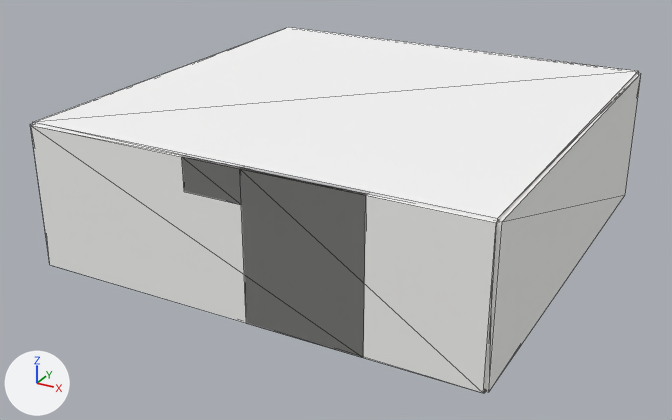
Two versions of the glTF model new_classroom.glb, one commit apart.
Before and after are seen from a 50 mm lens placed at (14.23, -12.99, 9.27), pointed at (4.7, 4.34, 0.61). Every picture has the same lights, and +X, +Y and +Z are marked at lower left. The older version comes first. Mesh edges are drawn as thin lines on the coarser meshes. Where no turn or scale is listed for an object, it has been applied to the vertices.

The first picture shows 'Ceiling', 'Wall_Back_L', 'Wall_Back_R', 'Wall_Back_Top', 'Wall_Right'.
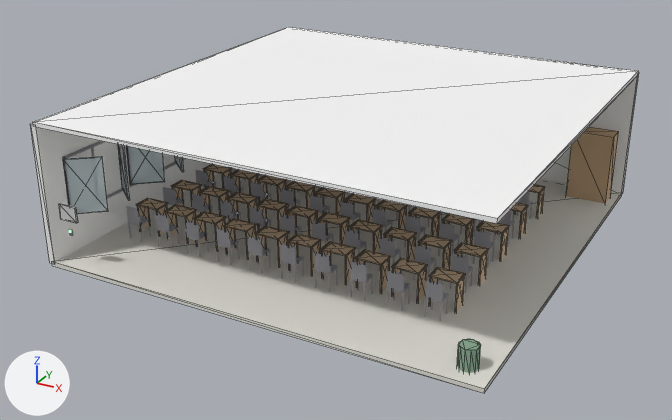
Commit message: updated classroom

Location of each change, [x1, y1, x2, y2] in pixels of the pictures (672 x 420 px):
'Wall_Back_R', deleted
    before: [240, 168, 498, 393]
'Wall_Back_L', deleted
    before: [30, 124, 366, 357]
'Wall_Right', deleted
    before: [485, 73, 641, 392]
'Wall_Back_Top', deleted
    before: [182, 156, 241, 205]
'Floor', unchanged, uncovered by the edit
    after: [52, 170, 622, 393]
'Wall_Left', unchanged, uncovered by the edit
    after: [31, 123, 217, 264]
'Storage_Cupboard', unchanged, uncovered by the edit
    after: [566, 127, 619, 203]
'Wall_Front', unchanged, uncovered by the edit
    after: [541, 72, 639, 194]

What the commit changed:
Object 'Wall_Back_L' (ob_wall_back_l) is deleted.
Object 'Wall_Back_R' (ob_wall_back_r) is deleted.
Object 'Wall_Back_Top' (ob_wall_back_top) is deleted.
Object 'Wall_Right' (ob_wall_right) is deleted.
